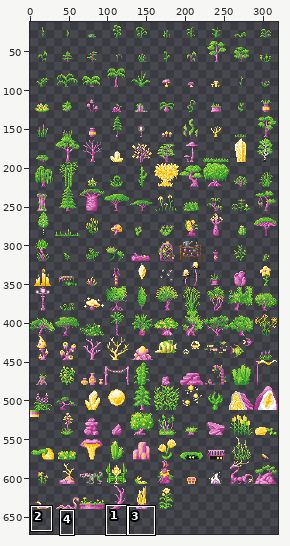
File history of a sprite sheet, images/all_foliage.png. The picture above shows the old version from afar; the outline marks the close-up.
Close-up. Old version:
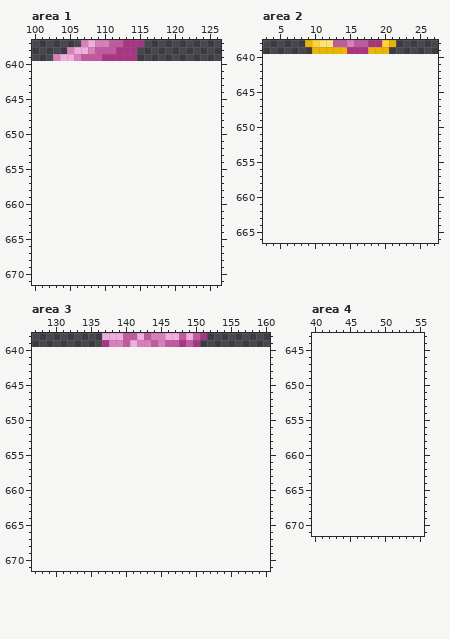
The file is 320x640 pixels. Pixels under 10% opacity are left out. Colours within 5 levels of each other are drawn and written as one. Shown: area 1: x 100..126, y 637..671; area 2: x 3..27, y 638..666; area 3: x 127..160, y 638..671; area 4: x 40..55, y 643..671. The old version is drawn lined up with the new one, on the new canvas. The wide view leaves out empty margins. The commit also changed other parts of the picture, which this record leaves out.
After the commit:
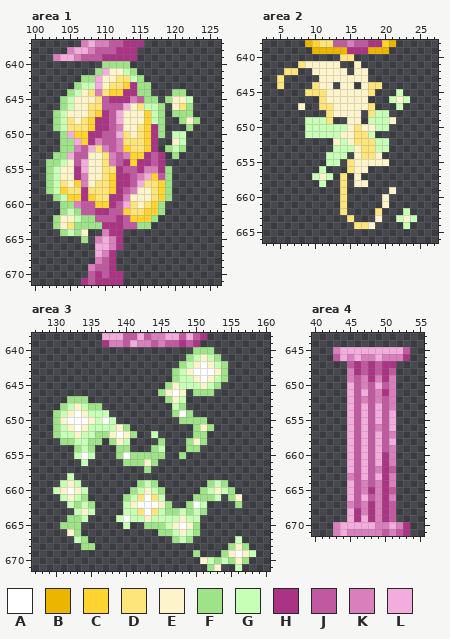
Palette (. is transparent): A #ffffff  B #ecb600  C #ffd430  D #fde47b  E #fef4cc  F #9fe389  G #c8ffb7  H #aa3384  J #c059a0  K #d87fbc  L #f3addd
Change:
canvas 320x640 -> 320x672
Area 1:
y 640: x 110..113 .... -> FFFF
y 641: x 109..114 ...... -> FLEEGF
y 642: x 107..115 ......... -> FFLEEDDGF
y 643: x 106..116 ........... -> FGGLEDDCHFF
y 644: x 105..116 ............ -> FGEDKDCCHHFF; x 120..121 .. -> FF
y 645: x 104..117 .............. -> FGEEEDJHHHKJFF; x 119..122 .... -> FEEG
y 646: x 104..118 ............... -> FGEEDDJJJLEDGGF; x 120..122 ... -> EDF
y 647: x 103..118 ................ -> FGEEEDCHJLEEECGF; x 120..122 ... -> FFF
y 648: x 103..118 ................ -> FGDEDCHHJLEEECGF; x 121..123 ... -> FEF
y 649: x 103..118 ................ -> FGDDDCHHJKEEDCHF; x 122 . -> F
y 650: x 104..118 ............... -> FLCCHHJJLDEDCHF; x 120..121 .. -> GG
y 651: x 104..117 .............. -> FFLCHKJJKDDDCH; x 120..121 .. -> EG
y 652: x 104..117 .............. -> FFKJLDKJKCDDCH; x 119..121 ... -> FGF
y 653: x 103..118 ................ -> FFLJJEEDKJKCCHJH; x 120 . -> F
y 654: x 102..118 ................. -> FFGEJLEEDKJHCHHJH
y 655: x 102..119 .................. -> FGEEHLEEDDHJJHKKHF
y 656: x 102..119 .................. -> FGEEHKEEDCHHJKLCJF
y 657: x 102..119 .................. -> FGDECKEDDCHHJLDDCF
y 658: x 102..119 .................. -> FGCDDHDDDCHJKEEDCF
y 659: x 103..119 ................. -> FGCCHCDDHHKEEEDCF
y 660: x 104..118 ............... -> FFKJJCCHJLDEDCF
y 661: x 104..118 ............... -> FGFJJHHJJCDDCCF
y 662: x 103..117 ............... -> FEEGFFJJJHJCCCF
y 663: x 103..116 .............. -> FEDFFFFHHHJJFF
y 664: x 104..107 .... -> FGFE; x 110..112 ... -> KHH
y 665: x 107 . -> F; x 109..112 .... -> KLKH
y 666: x 109..112 .... -> LLKH
y 667: x 109..111 ... -> LKH
y 668: x 109..111 ... -> KJH
y 669: x 108..111 .... -> KJJH
y 670: x 108..112 ..... -> JHJHH
y 671: x 107..112 ...... -> HJHHHH
Area 2:
y 640: x 14..15 .. -> DD
y 641: x 8..13 ...... -> DEEEEE; x 16 . -> E
y 642: x 6..7 .. -> DD; x 10..14 ..... -> EEEEE; x 16..17 .. -> EE
y 643: x 5 . -> D; x 11..17 ....... -> EEEEEEE
y 644: x 5 . -> D; x 10..12 ... -> DEE; x 14..15 .. -> EE; x 17..19 ... -> EDD
y 645: x 9..18 .......... -> DDDEEEEEED; x 22 . -> G
y 646: x 11..17 ....... -> DEEEEEE; x 21..23 ... -> GEG
y 647: x 8 . -> E; x 11..18 ........ -> DDEEEEED; x 22 . -> G
y 648: x 12..16 ..... -> DEEEE; x 18..20 ... -> DGG
y 649: x 9..12 .... -> GGGD; x 15..16 .. -> EE; x 18..21 .... -> GGGE
y 650: x 9..20 ............ -> GGGGGGEDEEGG
y 651: x 9..18 .......... -> GGGGGEEDDG
y 652: x 13..20 ........ -> EGEDDDGG
y 653: x 13..20 ........ -> GGGEDDGG
y 654: x 12..14 ... -> GGG; x 16..19 .... -> EDDE
y 655: x 12..13 .. -> GG; x 15..20 ...... -> DEEEEE
y 656: x 11 . -> G; x 15..17 ... -> DEE
y 657: x 10..12 ... -> GEG; x 14 . -> D; x 16 . -> E
y 658: x 11 . -> G; x 14 . -> D; x 16..17 .. -> EE
y 659: x 14 . -> D; x 21 . -> E
y 660..661: x 14 . -> D; x 20 . -> E
y 662: x 14 . -> D; x 19 . -> D; x 23 . -> G
y 663: x 15 . -> D; x 19 . -> E; x 22..24 ... -> GEG
y 664: x 16..18 ... -> DDE; x 23 . -> G
Area 3:
y 640: x 150..152 ... -> FFF
y 641: x 149..153 ..... -> FGEGF
y 642: x 148..154 ....... -> FGEAEGF
y 643: x 147..154 ........ -> FGEAAAEF
y 644: x 147..154 ........ -> FGGEAEGF
y 645: x 146..153 ........ -> FEGGGEGF
y 646: x 145..148 .... -> FEAE; x 150..152 ... -> FFF
y 647: x 132..134 ... -> FFF; x 146..148 ... -> FEG
y 648: x 131..136 ...... -> FGEGFF; x 147..148 .. -> GF
y 649: x 130..137 ........ -> FGEAEGGG; x 147..149 ... -> FAF
y 650: x 130..138 ......... -> FEAAAEGAG; x 148..151 .... -> FFFF
y 651: x 130..140 ........... -> FGEAEGGGGEF; x 150..152 ... -> FEF
y 652: x 130..141 ............ -> FGGEGGFFEAEF; x 144 . -> G; x 150..151 .. -> FF
y 653: x 131..136 ...... -> FFGGFF; x 138..140 ... -> FEG; x 145 . -> F; x 149..151 ... -> FEF
y 654: x 133..135 ... -> FGF; x 139..140 .. -> FF; x 144..145 .. -> FG; x 149..150 .. -> FF
y 655: x 133..135 ... -> GAG; x 139..145 ....... -> FAFFFFF; x 148 . -> F
y 656: x 134 . -> G; x 140..144 ..... -> FFFEF
y 657: x 143 . -> F
y 658: x 132 . -> G
y 659: x 131..133 ... -> GEG; x 142..144 ... -> FGF; x 152..154 ... -> FGF
y 660: x 130..134 ..... -> GEAEG; x 141..145 ..... -> FGEGF; x 151..155 ..... -> FGEGF
y 661: x 131..134 .... -> GEGF; x 140..145 ...... -> FGDADG; x 150..153 .... -> FFFG; x 155..156 .. -> FE
y 662: x 132..135 .... -> GFGF; x 140..146 ....... -> GEAAAEF; x 149..151 ... -> FAG; x 156 . -> F
y 663: x 133..135 ... -> GEG; x 140..151 ............ -> GGDADGFFGFGF
y 664: x 132..134 ... -> FFG; x 139..150 ............ -> GAGGEGGGGEGG
y 665: x 131..133 ... -> FFF; x 140 . -> G; x 143..150 ........ -> FFFGEAEF
y 666: x 132..133 .. -> EF; x 145..150 ...... -> FFGEGF
y 667: x 133..134 .. -> GF; x 147..149 ... -> FGF; x 156 . -> G
y 668: x 134..135 .. -> FF; x 155..157 ... -> FEF
y 669: x 150 . -> F; x 154..158 ..... -> FEAEG
y 670: x 151..157 ....... -> EGFGFEF
y 671: x 152..153 .. -> FE; x 156 . -> G
Area 4:
y 645: x 43..53 ........... -> KLLLLLLLLLJ
y 646: x 43..53 ........... -> JLKLKKLKKKH
y 647: x 45..51 ....... -> JHJHJHH
y 648: x 45..51 ....... -> KHJHJHJ
y 649: x 45..51 ....... -> KJKHKHK
y 650: x 45..51 ....... -> LJKJLJK
y 651: x 45..51 ....... -> LJLJKHK
y 652: x 45..51 ....... -> LJKJKJK
y 653: x 45..51 ....... -> LJLJLJK
y 654..655: x 45..51 ....... -> LJLJLJL
y 656: x 45..51 ....... -> LJLJKJL
y 657: x 45..51 ....... -> LJLJLJK
y 658: x 45..51 ....... -> LJLJLJL
y 659: x 45..51 ....... -> LJLJLJK
y 660..661: x 45..51 ....... -> LJLJLHK
y 662: x 45..51 ....... -> LJLJKHJ
y 663: x 45..51 ....... -> KJLJLHK
y 664: x 45..51 ....... -> LJKJKHK
y 665: x 45..51 ....... -> LJKHKHJ
y 666: x 45..51 ....... -> LJLJKHK
y 667: x 45..51 ....... -> KJKHKHJ
y 668: x 45..51 ....... -> LHKHKHJ
y 669: x 45..51 ....... -> LHLHKHJ
y 670: x 43..53 ........... -> KLLLLLKKLKH
y 671: x 43..53 ........... -> KLKKKKKJKJH
Where, in picture pixels (left, top, right, bottom), the same in both close-ups:
added: (46, 61, 200, 285)
added: (277, 54, 417, 229)
added: (53, 347, 256, 571)
added: (333, 347, 410, 536)
